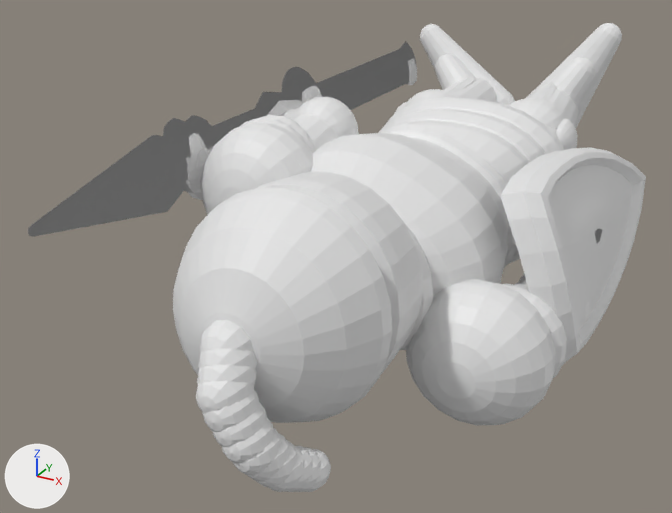
Before and after pictures for a commit that changed the OBJ model landstalker/data/proxies/knight_719.obj.
Before and after are seen from a 50 mm camera at (396.4, -63.2, 393.8) aimed at (374.4, -23.3, 373.9). Every picture has the same lights, and +X, +Y and +Z are marked at lower left. The first picture is the older version. Where no turn or scale is listed for an object, it has been applied to the vertices. Vertices at exactly the same position are counted once.

The scene before the commit, as lines of its bpy script (objects in view):
```python
me_knight_719 = bpy.data.meshes.new('knight_719')
me_knight_719.from_pydata(...)  # 9196 vertices, 9910 faces; spans x 368.5..387.8, y -39.9..0.0, z 369.3..383.4
ob_knight_719 = bpy.data.objects.new('knight_719', me_knight_719)
ob_knight_719.location = (0.0, 0.0, 0.0)
```
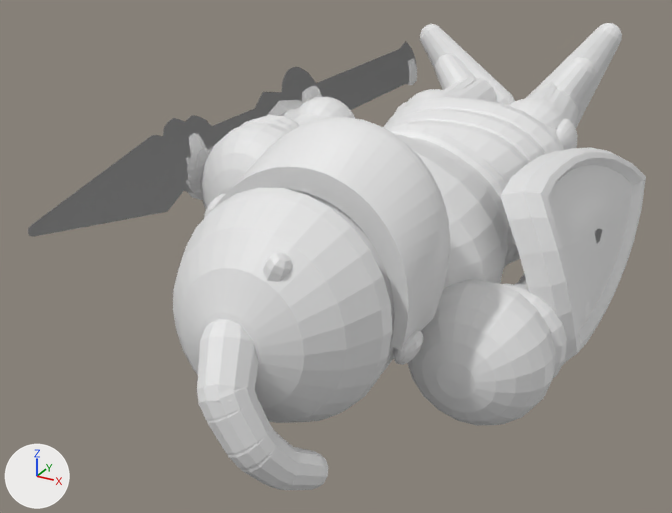
Where the change shows, as pixel boxes [x1, y1, x2, y2] in the pictures (672 x 513 px; the box of a moved part takes in the faces that stretch with it):
'knight_719', reshaped
    before: [28, 23, 646, 492]
    after: [28, 23, 646, 490]
part 1 of me_knight_719, added (mostly hidden)
    after: [204, 194, 225, 218]
part 2 of me_knight_719, added
    after: [394, 330, 423, 365]
part 3 of me_knight_719, added
    after: [214, 117, 450, 351]
part 4 of me_knight_719, added
    after: [263, 252, 292, 282]
part 5 of me_knight_719, moved or reshaped
    before: [196, 320, 331, 492]
    after: [197, 319, 328, 490]

What the commit changed:
me_knight_719 is used by ob_knight_719; location (0.0, 0.0, 0.0).
me_knight_719 had 9196 vertices, 9910 faces and spanned x 368.5..387.8, y -39.9..0.0, z 369.3..383.4.
me_knight_719 now has 10678 vertices, 11478 faces and spans x 368.5..387.8, y -39.8..0.0, z 369.3..383.8.
me_knight_719 part 1: the loose piece of 86 vertices spanning x 376.5..378.8, y -38.7..-36.2, z 375.1..377.4 is copied, and the copy is multiplied about its middle by the matrix ((0.355, 0.0, 0.312), (0.0, 0.68, 0.0), (-0.165, 0.0, 0.67)), then moved by (-4.3, 5.6, 2.9); it spans x 372.7..373.8, y -32.7..-31.0, z 378.4..379.9.
me_knight_719 part 2: the loose piece of 86 vertices spanning x 379.7..381.3, y -37.5..-35.5, z 370.0..371.7 is copied, and the copy is multiplied about its middle by the matrix ((0.494, 0.0, 0.435), (0.0, 0.875, 0.0), (-0.231, 0.0, 0.934)), then moved by (2.1, 4.6, 4.0); it spans x 382.1..383.1, y -32.7..-31.0, z 374.0..375.6.
me_knight_719 part 3: a new loose piece of 754 vertices spanning x 373.4..383.5, y -32.7..-29.4, z 375.1..383.8.
me_knight_719 part 4: a new loose piece of 90 vertices spanning x 375.5..379.6, y -36.9..-35.6, z 372.2..380.0.
me_knight_719 part 5: 60 vertices moved from x 377.1..381.1, y -39.8..-36.1, z 370.5..376.6 to x 377.1..381.1, y -39.7..-36.1, z 370.5..376.6; 1053 vertices removed from x 376.5..381.3, y -39.9..-35.5, z 370.0..377.4; 1519 vertices added at x 376.5..381.2, y -39.8..-35.7, z 370.1..377.4.
